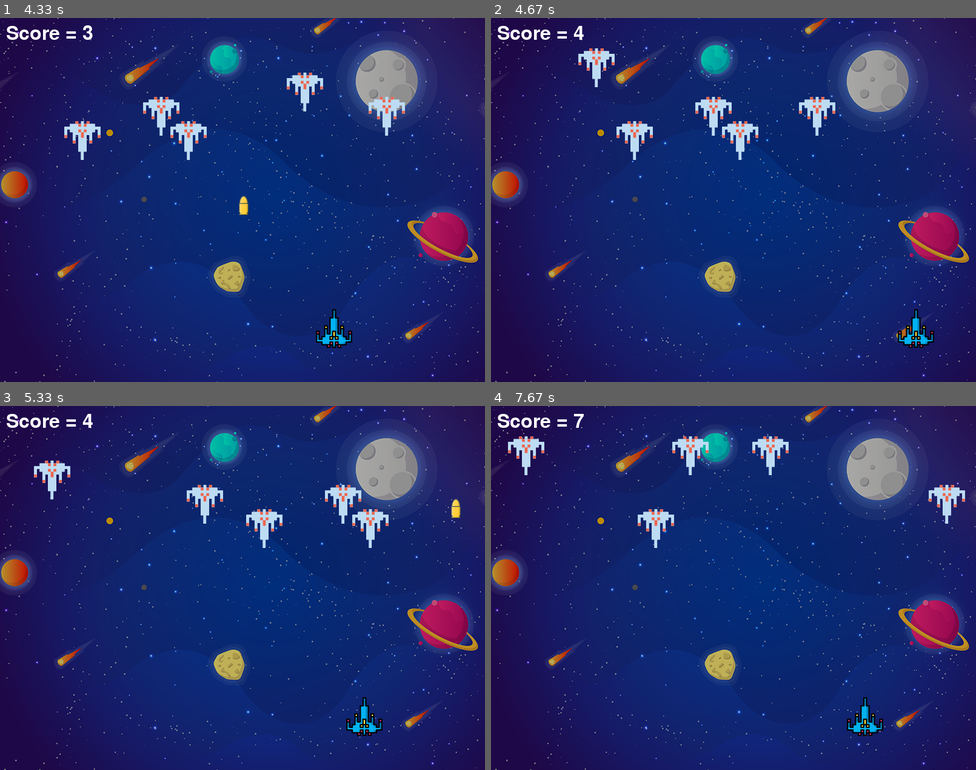
Above: before the commit, frames 1-4 (two rows, left to right).
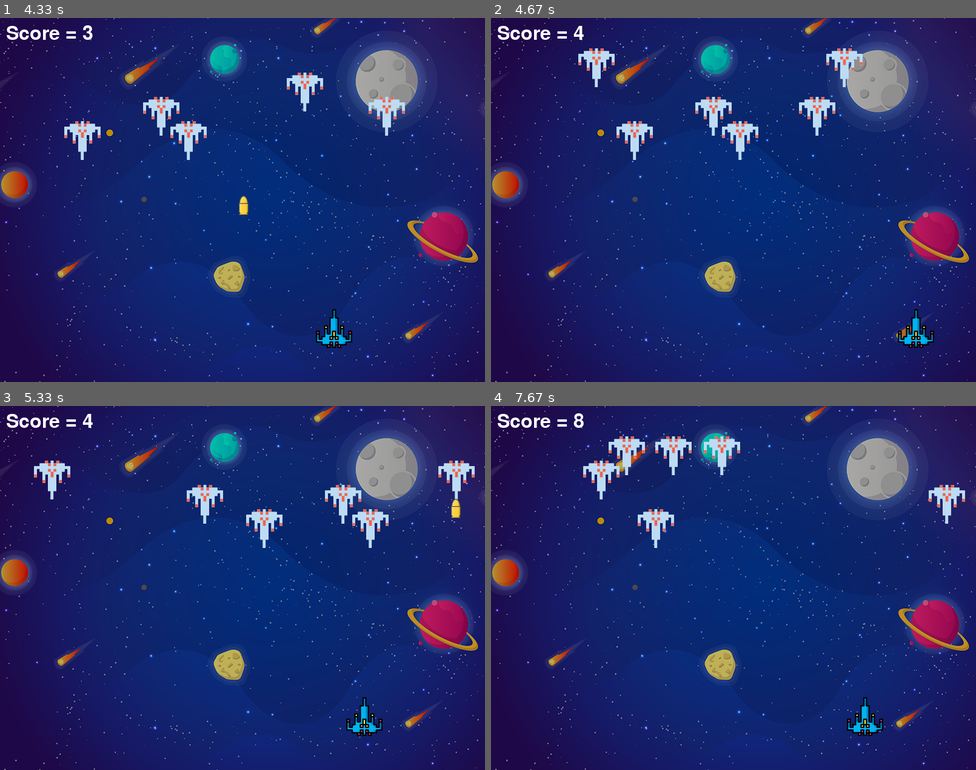
Above: after the commit, the same moments.

Repository: skyfast/pygame
Game: pygame game, started from main.py
The game is run twice, just before and just after one commit, with the same random seed, the same clock (stepped at 60 frames per second) and the same inputs.
Inputs:
- Up to frame 1 (4.33 s): hold Space 0.33-0.8 s; hold Right 0.33-0.8 s; hold Right 0.83-1.3 s; tap Space at 0.9, 1.2, 1.4, 1.7, 1.9, 2.2, 2.47, 2.77, 2.9, 3.2, 3.57, 3.87, 4.07 s; hold Right 1.33-1.8 s; hold Left 1.83-2.37 s; hold Left 2.4-2.8 s; hold Right 2.83-3.47 s; hold Left 3.5-3.97 s; hold Right from 4 s (still down)
- Up to frame 2 (4.67 s): tap Space at 4.37, 4.57 s; release Right at 4.47 s; hold Right from 4.5 s (still down)
- Up to frame 3 (5.33 s): tap Space at 4.87, 5.07 s; release Right at 4.97 s; hold Left from 5 s (still down)
- Up to frame 4 (7.67 s): tap Space at 5.37, 5.63, 5.93, 6.07, 6.37, 6.73, 7.03, 7.23, 7.53 s; release Left at 5.53 s; hold Left 5.57-5.97 s; hold Right 6-6.63 s; hold Left 6.67-7.13 s; hold Right 7.17-7.63 s

Frame 1 is identical in both runs. In frame 2, 0.3% of the frame differs, in the area x 69-77%, y 8-19%; in frame 3, 0.3%; in frame 4, 2.3%, in the area x 3-62%, y 2-26%.

Commit message:
Increase the number of enemies as score goes up

Diff:
--- a/main.py
+++ b/main.py
@@ -1,7 +1,6 @@
 import pygame
 import random
 import time
-
 
 import enemy
 import player
@@ -40,6 +39,11 @@
 enemy_list = [e1, e2, e3, e4, e5]
 
 
+def add_enemy(e_list):
+    new_e = enemy.Enemy(random.randint(0, 735), 50)
+    e_list.append(new_e)
+
+
 def show_score():
     score = font.render("Score = {}".format(str(score_vale)), True, (255, 255, 255))
     screen.blit(score, (text_x, text_y))
@@ -58,62 +62,69 @@
 
 dt = 0
 prev_time = time.time()
+level = 1
+enemy_left_to_lvl = 4
 # game loop
 running = True
 in_game = True
 while running:
-        while in_game:
-            now = time.time()
-            dt = now - prev_time
-            prev_time = now
-            # check all game events
-            for event in pygame.event.get():
-                # quits the game
-                if event.type == pygame.QUIT:
-                    running = False
-                    in_game = False
-
-                # check to see if the current key is released
-                if event.type == pygame.KEYUP:
-                    if (event.key == pygame.K_LEFT and last_key_down == 'left') or (event.key == pygame.K_RIGHT and
-                                                                                    last_key_down == 'right'):
-                        p.moving = "none"
-                # checks to see if there was a key press
-                if event.type == pygame.KEYDOWN:
-                    if event.key == pygame.K_LEFT:
-                        p.moving = "left"
-                        last_key_down = 'left'
-                    if event.key == pygame.K_RIGHT:
-                        p.moving = "right"
-                        last_key_down = 'right'
-                    if event.key == pygame.K_SPACE:
-                        p.shoot()
-
-            screen.fill((0, 0, 0))
-            # Background
-            screen.blit(background, (0, 0))
-            p.move(dt)
-
-            for e in enemy_list:
-                e.move(dt)
-                if p.check_hit(e.x_cord, e.y_cord):
-                    e.x_cord = random.randint(0, 735)
-                    e.y_cord = 50
-                    score_vale += 1
-                if e.y_cord > 400:
-                    in_game = False
-                e.draw(screen)
-
-            p.draw(screen)
-            show_score()
-            pygame.display.update()
-
-
+    while in_game:
+        now = time.time()
+        dt = now - prev_time
+        prev_time = now
+        # check all game events
         for event in pygame.event.get():
             # quits the game
             if event.type == pygame.QUIT:
                 running = False
+                in_game = False
+
+            # check to see if the current key is released
+            if event.type == pygame.KEYUP:
+                if (event.key == pygame.K_LEFT and last_key_down == 'left') or (event.key == pygame.K_RIGHT and
+                                                                                last_key_down == 'right'):
+                    p.moving = "none"
+            # checks to see if there was a key press
+            if event.type == pygame.KEYDOWN:
+                if event.key == pygame.K_LEFT:
+                    p.moving = "left"
+                    last_key_down = 'left'
+                if event.key == pygame.K_RIGHT:
+                    p.moving = "right"
+                    last_key_down = 'right'
+                if event.key == pygame.K_SPACE:
+                    p.shoot()
+
+        screen.fill((0, 0, 0))
+        # Background
+        screen.blit(background, (0, 0))
+        p.move(dt)
+
+        for e in enemy_list:
+            e.move(dt)
+            if p.check_hit(e.x_cord, e.y_cord):
+                e.x_cord = random.randint(0, 735)
+                e.y_cord = 50
+                score_vale += 1
+                enemy_left_to_lvl -= 1
+                if enemy_left_to_lvl <= 0:
+                    add_enemy(enemy_list)
+                    level += 1
+                    enemy_left_to_lvl = level * 4
+
+            if e.y_cord > 440:
+                in_game = False
+            e.draw(screen)
+
         p.draw(screen)
-        game_over()
         show_score()
         pygame.display.update()
+
+    for event in pygame.event.get():
+        # quits the game
+        if event.type == pygame.QUIT:
+            running = False
+    p.draw(screen)
+    game_over()
+    show_score()
+    pygame.display.update()
